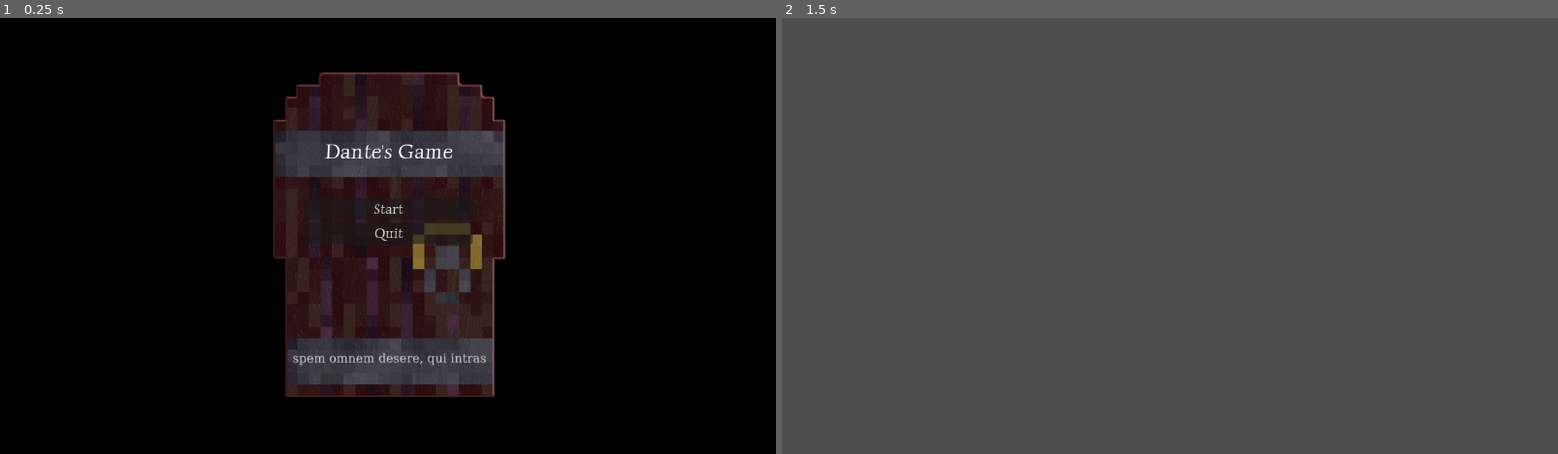
Above: before the commit, frames 1-2 (left to right).
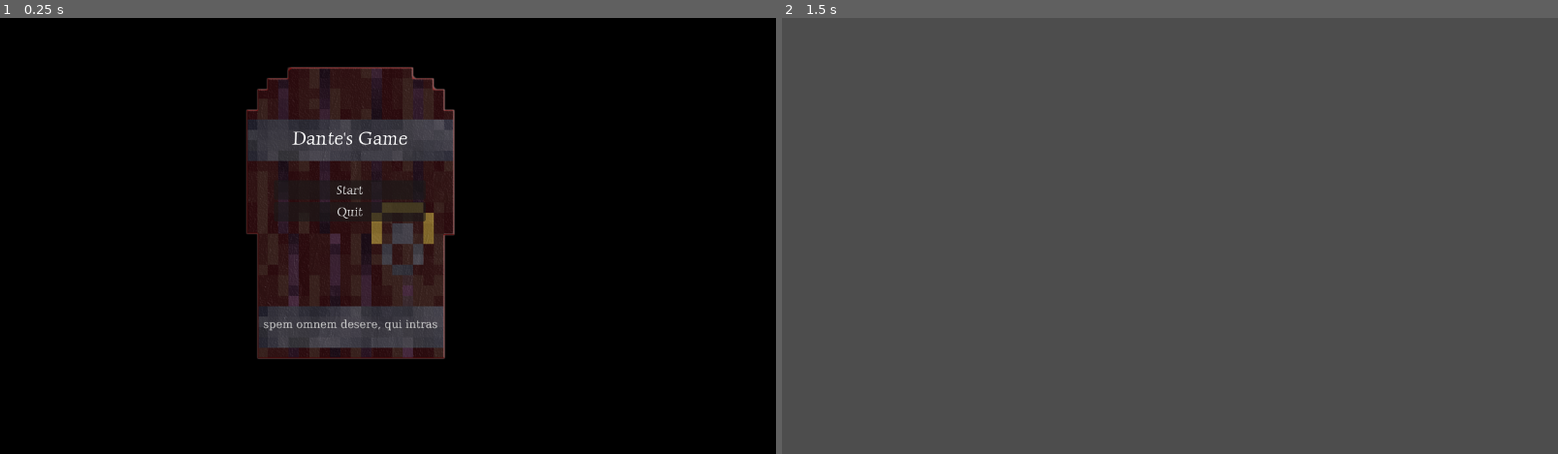
Above: after the commit, the same moments.

Repository: Ivan29020/Dantes-Reinterpretation
Game: Godot game, scene res://Menu/menu.tscn
Two runs of this game, one before a commit and one after it. Both use one fixed random seed, a clock stepped at 60 frames per second and the inputs below.
Inputs:
- Up to frame 1 (0.25 s): no input
- Up to frame 2 (1.5 s): click "Start" at 0.5 s; tap Enter at 1.25 s

The runs differ from the first frame. In frame 1, 15% of the frame differs, in the area x 31-66%, y 11-87%; in frame 2, nothing differs.

Commit message:
Risolvi conflitto

Diff:
--- /dev/null
+++ b/Test.tscn
@@ -0,0 +1,28 @@
+[gd_scene load_steps=6 format=3 uid="uid://cd0k0e7w7w47y"]
+
+[ext_resource type="Texture2D" uid="uid://c3bh3enp8yxqt" path="res://icon.svg" id="1_6nfvu"]
+[ext_resource type="Texture2D" path="res://Grafiche/Dante Alighieri Left Side.png" id="2_ol4os"]
+[ext_resource type="Texture2D" path="res://Grafiche/Dante Alighieri Right Side.png" id="3_glq3d"]
+[ext_resource type="Texture2D" path="res://Grafiche/Dante Alighieri.png" id="4_w7dcc"]
+[ext_resource type="Texture2D" path="res://Grafiche/Dante Alighieri Back.png" id="5_ncoff"]
+
+[node name="Icon" type="Sprite2D"]
+position = Vector2(439, 319)
+scale = Vector2(4, 4)
+texture = ExtResource("1_6nfvu")
+
+[node name="DanteAlighieriLeftSide" type="Sprite2D" parent="."]
+position = Vector2(-253, 186)
+texture = ExtResource("2_ol4os")
+
+[node name="DanteAlighieriRightSide" type="Sprite2D" parent="."]
+position = Vector2(-160, 138)
+texture = ExtResource("3_glq3d")
+
+[node name="DanteAlighieri" type="Sprite2D" parent="."]
+position = Vector2(-51.75, 137)
+texture = ExtResource("4_w7dcc")
+
+[node name="DanteAlighieriBack" type="Sprite2D" parent="."]
+position = Vector2(103.5, 141)
+texture = ExtResource("5_ncoff")
--- a/project.godot
+++ b/project.godot
@@ -17,8 +17,9 @@
 
 [display]
 
+window/size/viewport_width=1280
+window/size/viewport_height=720
 window/stretch/mode="viewport"
-window/stretch/aspect="ignore"
 
 [rendering]
 
